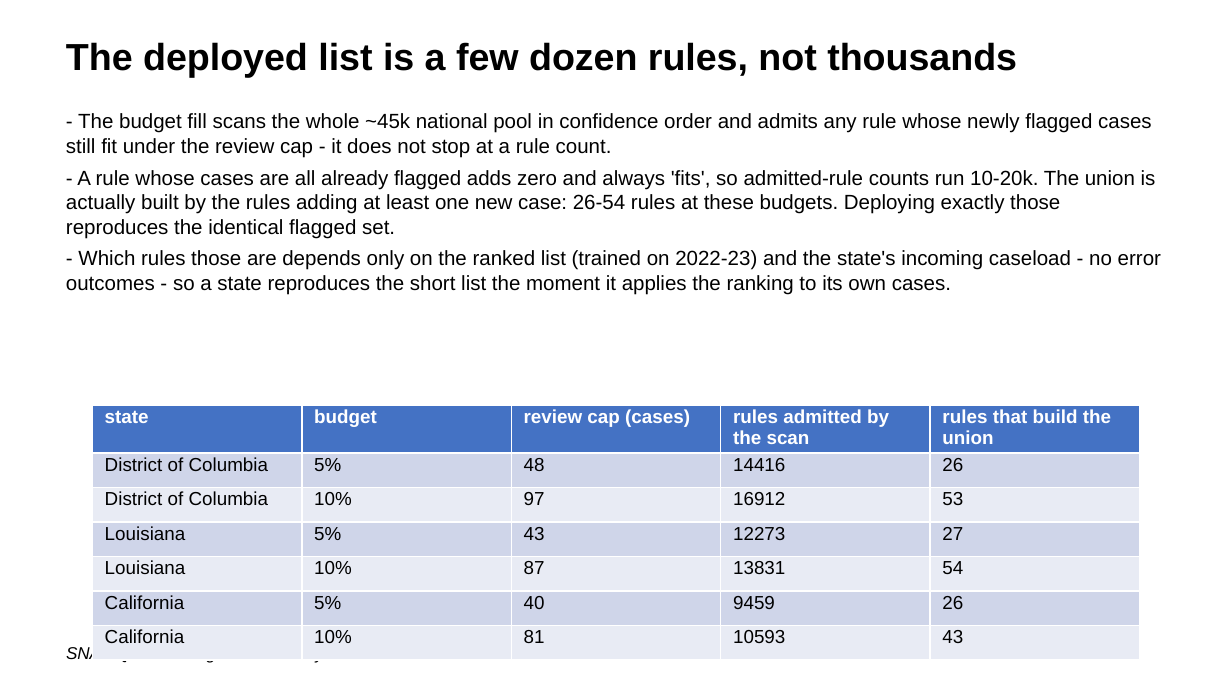
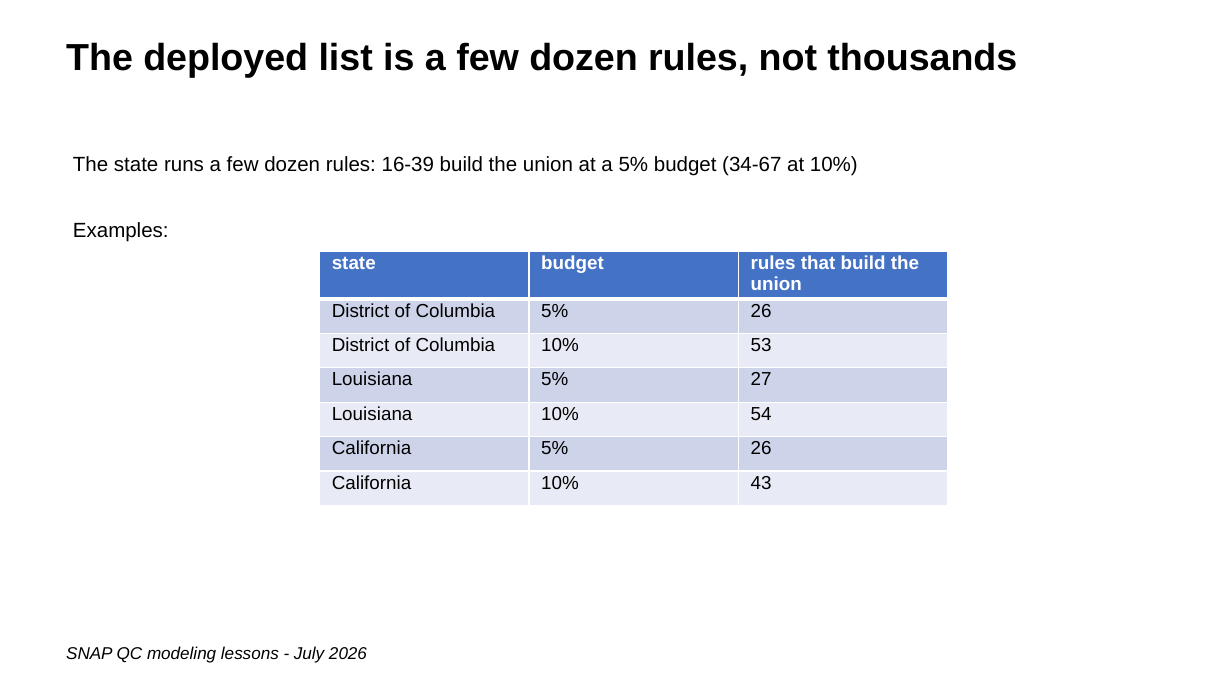
Before and after one commit to giannella/snap_qc, a slide deck: slide 26 of lessons_getting_more_signal_from_snap_qc_data.pptx (slide 21 before the commit). Drawn at 1232x693 pixels with LibreOffice and Linux fonts; fonts in the diff are those of the drawing. Boxes give left, top, right and bottom in pixels: in the first picture for what was removed or moved away, otherwise in the second. Text is boxed around its words. In the diff, an @@ line names an element or a change of style, - is before the commit and + after.

```diff
--- a/lessons_getting_more_signal_from_snap_qc_data.pptx
+++ b/lessons_getting_more_signal_from_snap_qc_data.pptx
@@ text removed at (66, 113, 1161, 295) @@
-- The budget fill scans the whole ~45k national pool in confidence order and admits any rule whose newly flagged cases still fit under the review cap - it does not stop at a rule count.
-- A rule whose cases are all already flagged adds zero and always 'fits', so admitted-rule counts run 10-20k. The union is actually built by the rules adding at least one new case: 26-54 rules at these budgets. Deploying exactly those reproduces the identical flagged set.
-- Which rules those are depends only on the ranked list (trained on 2022-23) and the state's incoming caseload - no error outcomes - so a state reproduces the short list the moment it applies the ranking to its own cases.
@@ text added at (73, 156, 858, 242), 12 pt, text #000000 @@
+The state runs a few dozen rules: 16-39 build the union at a 5% budget (34-67 at 10%)
+Examples:
@@ table at (319, 251, 947, 655) @@
-column 3: review cap (cases) | 48 | 97 | 43 | 87 | 40 | 81
-column 4: rules admitted by the scan | 14416 | 16912 | 12273 | 13831 | 9459 | 10593
@@ table: place and size @@
-table at (92, 405, 1140, 648)
+table at (319, 251, 947, 655)
@@ text "SNAP QC modeling lessons - ..." rewrapped from (66, 647, 324, 663) to (66, 646, 367, 663) @@
```
Also in this commit, not shown: 11 other slides changed, 32 slides added, 15 slides removed.
